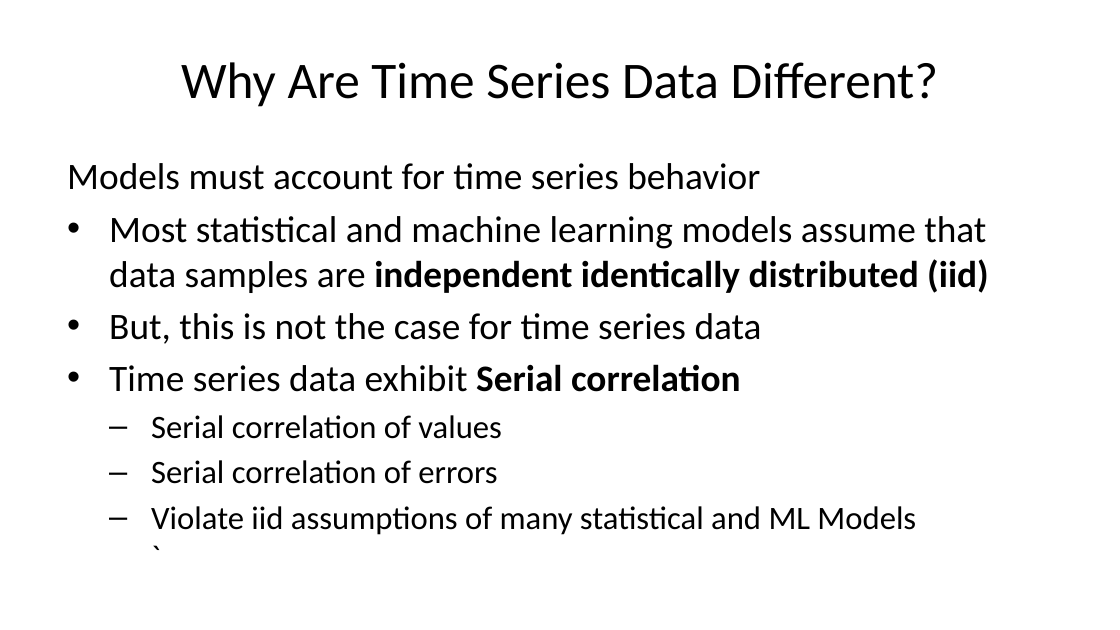
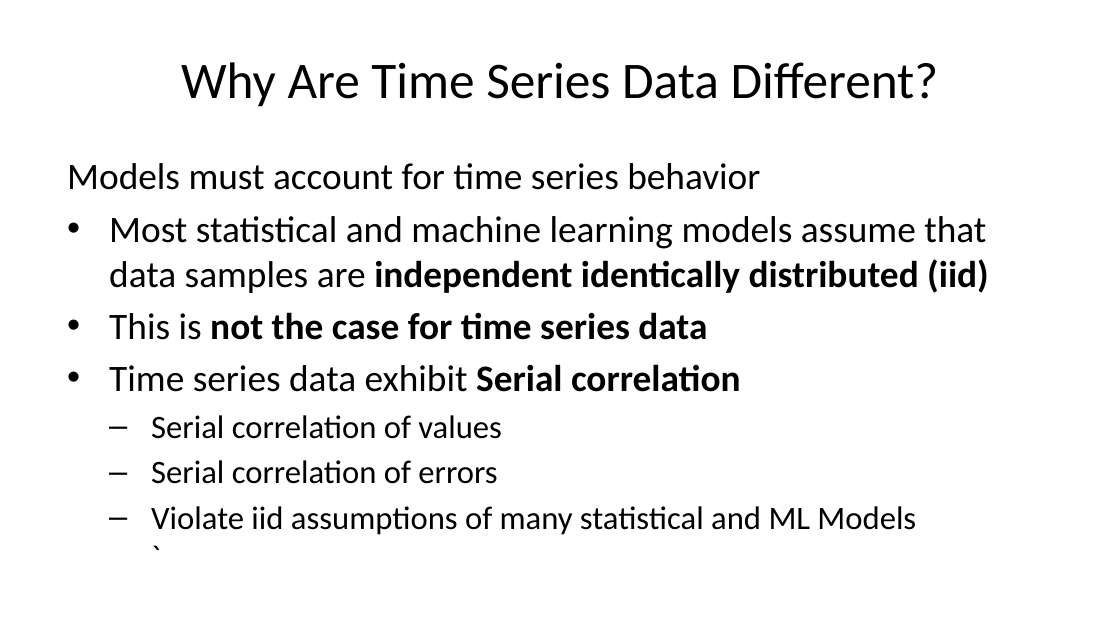
Before and after one commit to StephenElston/CSCI-E-83, a slide deck: slide 4 of LectureSlides/11_PropertiesOfTimeSeries.pptx. Drawn at 1120x630 pixels with LibreOffice and Linux fonts; fonts in the diff are those of the drawing. Boxes give left, top, right and bottom in pixels: in the first picture for what was removed or moved away, otherwise in the second. Text is boxed around its words. In the diff, an @@ line names an element or a change of style, - is before the commit and + after.

```diff
--- a/LectureSlides/11_PropertiesOfTimeSeries.pptx
+++ b/LectureSlides/11_PropertiesOfTimeSeries.pptx
@@ text at <box>109,312,707,340</box>: text changed; bold on @@
-• But, this is not the case for time series data
+• This is not the case for time series data
```
Also in this commit, not shown: 21 other slides changed, 9 slides added, 1 slide removed.
